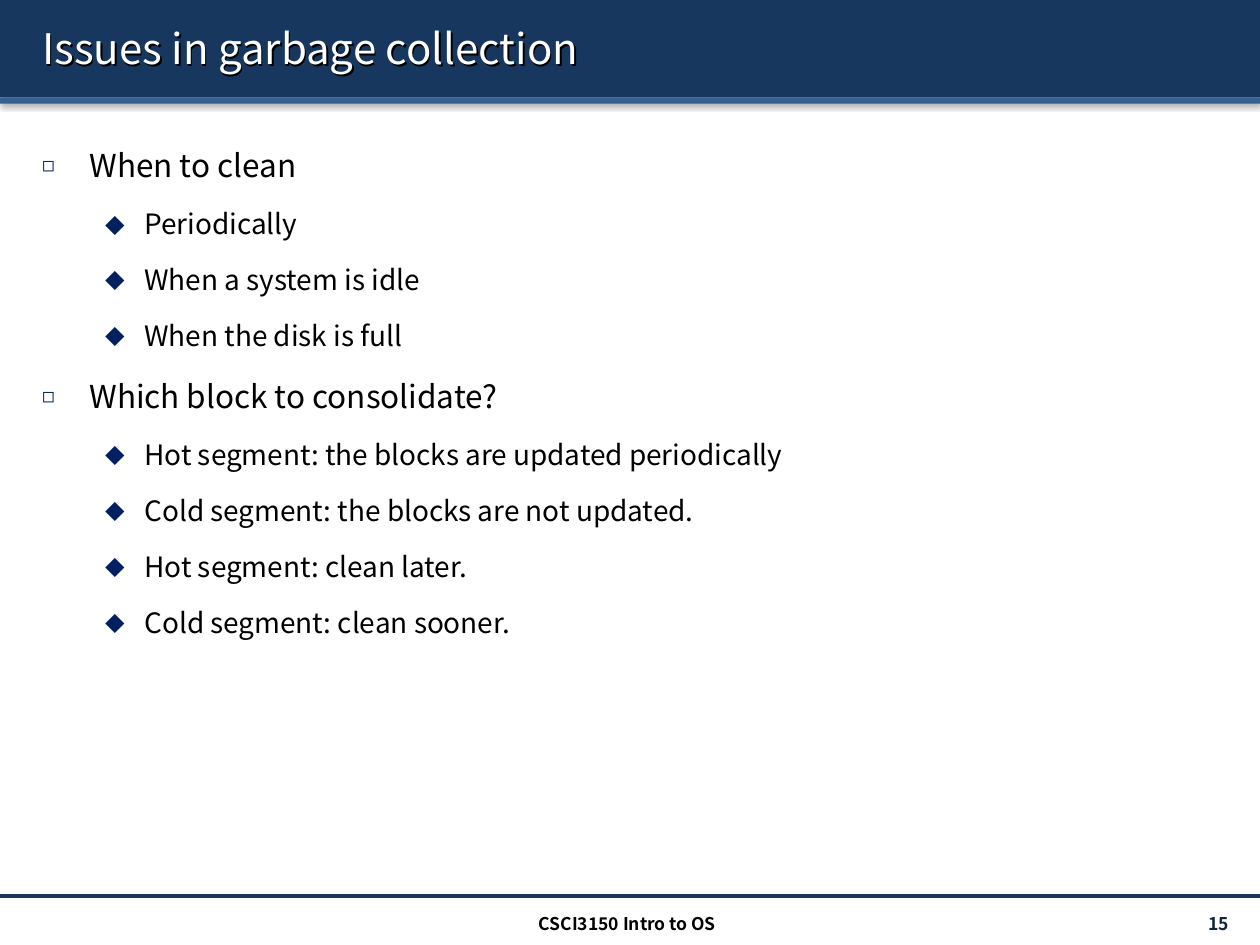
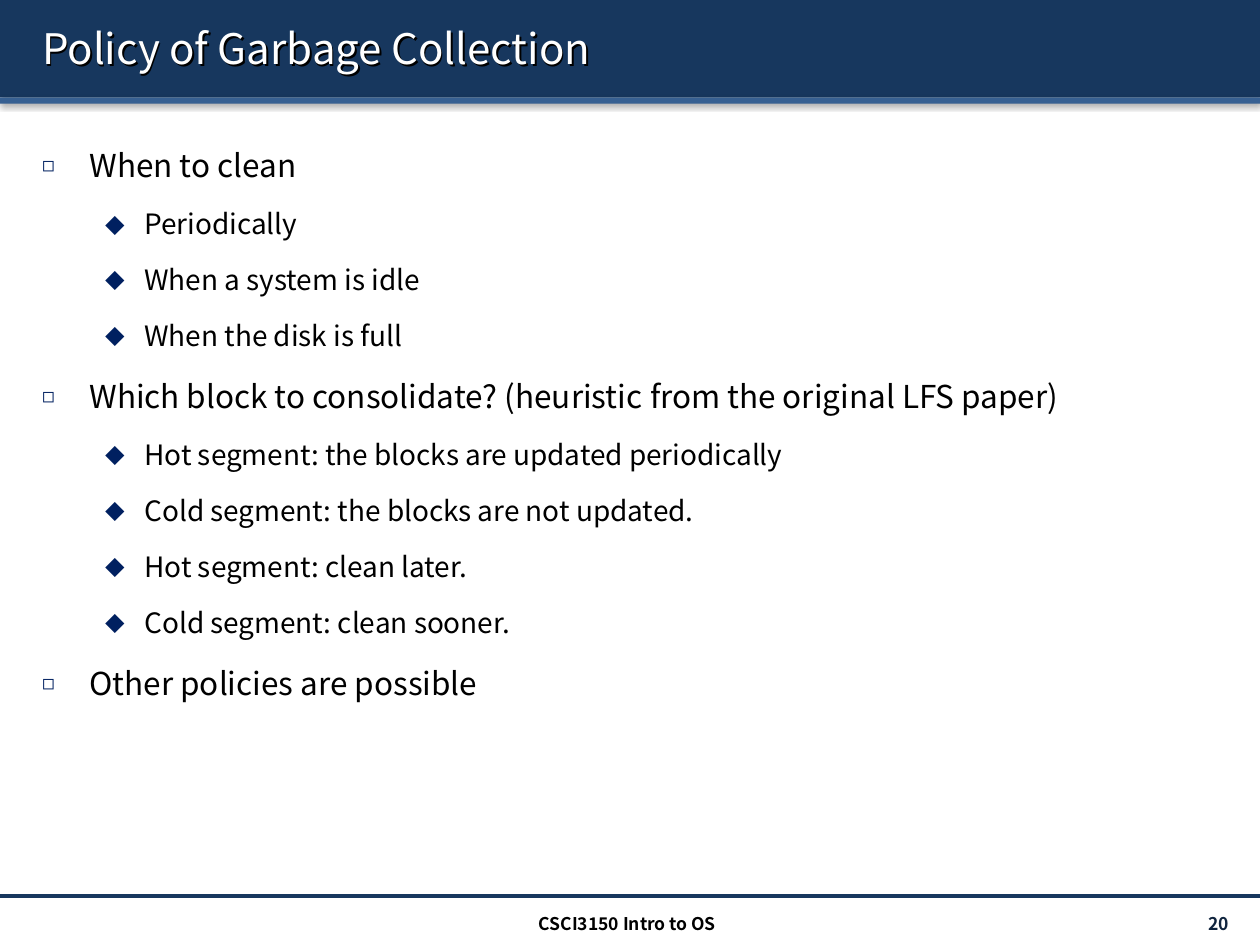
Before and after one commit to henryhxu/CSCI3150, a slide deck: slide 20 of lecture/lec15_lfs.pptx (slide 15 before the commit). Drawn at 1260x945 pixels with LibreOffice and Linux fonts; fonts in the diff are those of the drawing. Boxes give left, top, right and bottom in pixels: in the first picture for what was removed or moved away, otherwise in the second. Text is boxed around its words. In the diff, an @@ line names an element or a change of style, - is before the commit and + after.

```diff
--- a/lecture/lec15_lfs.pptx
+++ b/lecture/lec15_lfs.pptx
@@ title at [42,30,590,75]: text changed @@
-Issues in garbage collection
+Policy of Garbage Collection
@@ text at [89,382,1059,416]: text changed @@
-◻ Which block to consolidate?
+◻ Which block to consolidate? (heuristic from the original LFS paper)
@@ text at [89,670,478,703]: paragraph added @@
+◻ Other policies are possible
@@ page number at [1208,917,1229,930]: text changed @@
-15
+20
```
Also in this commit, not shown: 13 other slides changed, 6 slides added.
